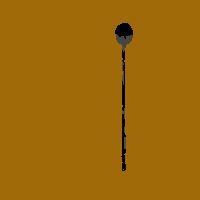
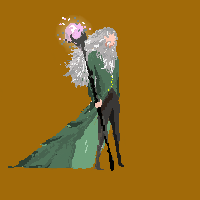
Two versions of the same layered image (200x200). Layer-by-layer changes:
hid "Layer 6 copy 6" over (x1=115, y1=22, x2=133, y2=171)
showed "Layer 0" over (x1=8, y1=15, x2=126, y2=171)
